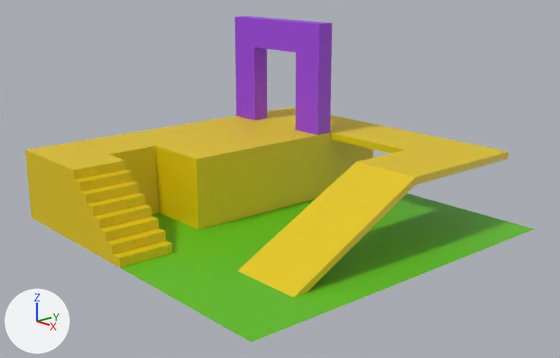
The Blender file Mesh_Assets_Blender/level.blend, before and after one commit.
Both versions are drawn from a camera (50 mm lens) standing at (15.63, -13.51, 7.1) and looking at (0.29, -0.17, 1.38). The axes (+X, +Y, +Z) are drawn at lower left. The lights are the same throughout. Objects named as collision shapes, trigger or cutter boxes, shadow casters or lower levels of detail are left out.

Objects in the first picture: 'arch', 'ground', 'upperFloor'.
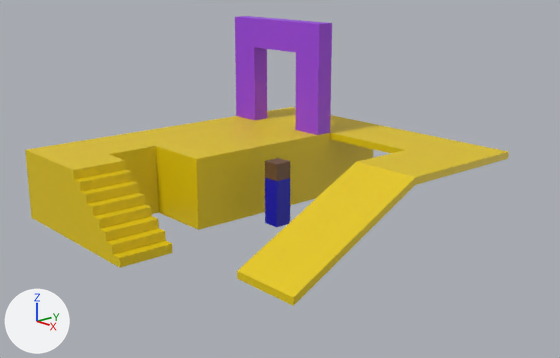
The change in detail:
Object 'ground' (ob_ground) is now hidden.
Object 'NPC' (ob_npc) is now shown.

What differs and where, as boxes [x1, y1, x2, y2] in the pictures (560 x 358 px):
'ground', hidden (green)
    before: [121, 193, 534, 342]
'NPC', shown
    after: [265, 158, 290, 227]
